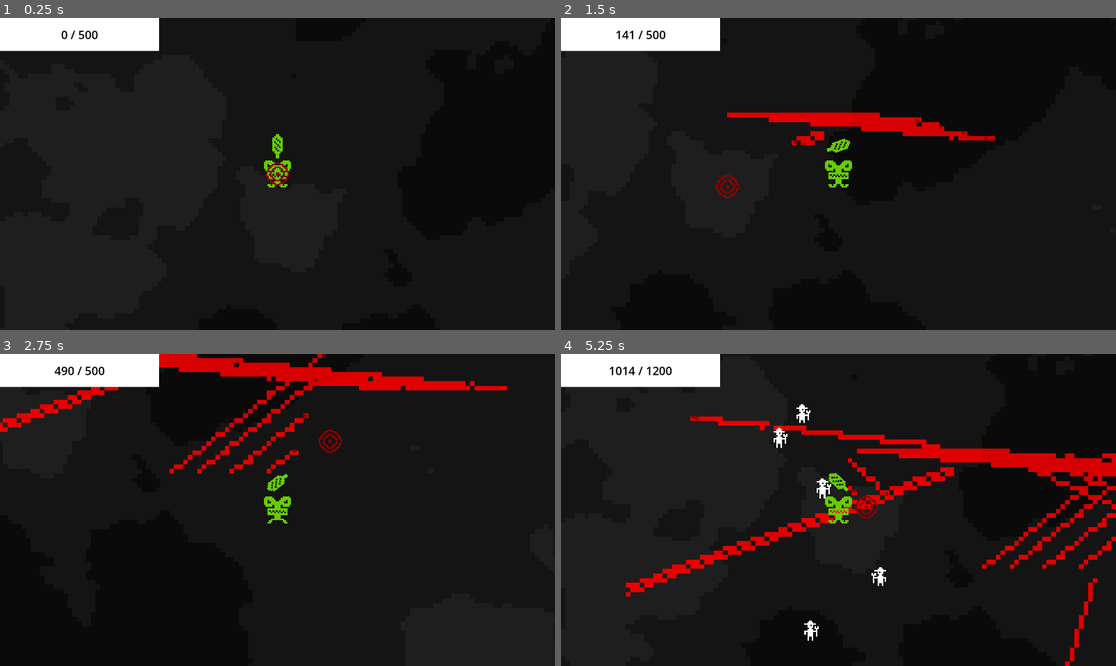
Above: before the commit, frames 1-4 (two rows, left to right).
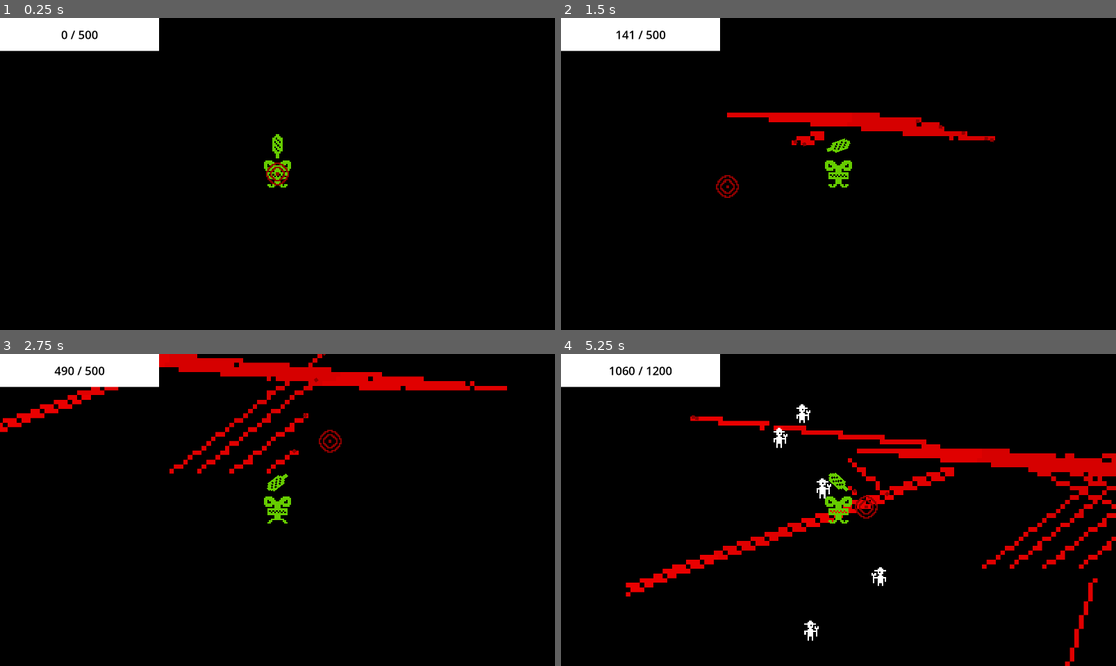
Above: after the commit, the same moments.

Repository: martindieck/color-contagion
Game: Godot game, scene res://Scenes/game.tscn
Same seed, same stepped clock (60 frames per second), same inputs: the game is played once before the commit and once after it.
Inputs (mouse positions are in pixels of both pictures, inside the frame that each line leads up to):
- Up to frame 1 (0.25 s): no input
- Up to frame 2 (1.5 s): tap Enter at 0.5 s; move the mouse to (960, 158) at 0.52 s; press the mouse at (960, 158) at 0.53 s; hold D (move_right) 0.53-1.28 s; move the mouse to (727, 189) at 1.27 s; release the mouse at (727, 189) at 1.28 s; hold Down (move_down) from 1.28 s (still down); click (727, 189) at 1.35 s
- Up to frame 3 (2.75 s): move the mouse to (333, 441) at 2.02 s; release Down (move_down) at 2.03 s; press the mouse at (333, 441) at 2.03 s; hold D (move_right) from 2.03 s (still down)
- Up to frame 4 (5.25 s): move the mouse to (810, 572) at 2.77 s; release D (move_right) at 2.78 s; release the mouse at (810, 572) at 2.78 s; hold W (move_up) 2.78-3.53 s; click (810, 572) at 2.85 s; move the mouse to (1005, 556) at 3.52 s; press the mouse at (1005, 556) at 3.53 s; hold A (move_left) 3.53-5.03 s; move the mouse to (672, 463) at 4.27 s; release the mouse at (672, 463) at 4.28 s; click (672, 463) at 4.35 s; move the mouse to (866, 510) at 5.02 s; press the mouse at (866, 510) at 5.03 s; hold Down (move_down) from 5.03 s (still down)

The runs differ from the first frame. In frame 1, 29% of the frame differs, in the area x 0-63%, y 11-100%; in frame 2, 12%; in frame 3, 9.0%; in frame 4, 28%.

Commit message:
Changed Procedural Gen for Colored Tileset
Performance was horrible and aesthetic improvement was negligible. Will look into adding more decorations to make the world more appealing

Diff:
--- a/Godot Project/Scenes/game.tscn
+++ b/Godot Project/Scenes/game.tscn
@@ -7,6 +7,16 @@
 
 [node name="Game" type="Node2D"]
 script = ExtResource("1_7wtfc")
+
+[node name="CanvasLayer" type="CanvasLayer" parent="."]
+layer = -5
+
+[node name="ColorRect" type="ColorRect" parent="CanvasLayer"]
+offset_left = -24.0
+offset_top = -29.0
+offset_right = 1954.0
+offset_bottom = 1105.0
+color = Color(0, 0, 0, 1)
 
 [node name="SpawnTimer" type="Timer" parent="."]
 wait_time = 0.5
--- a/Godot Project/Scenes/terrain.gd
+++ b/Godot Project/Scenes/terrain.gd
@@ -1,56 +1,18 @@
 extends TileMap
 
-var tile_size = 16
 var tile_choice = FastNoiseLite.new()
-
-@onready var width = get_viewport_rect().size.x/(tile_size - 1)
-@onready var height = get_viewport_rect().size.y/(tile_size - 1)
-
-@onready var player = get_node("/root/Game/Player")
 
 var tile_dict = {}
 
 func change_tileset(bullet_position, condition):
 	var tile_pos = local_to_map(bullet_position)
-	var x_coord = tile_pos.x
-	var y_coord = tile_pos.y
-	var dict_key = str(Vector2(x_coord,y_coord))
-	if dict_key in tile_dict:
-		var current_condition = tile_dict[dict_key]
-		if current_condition != condition && condition:
-			tile_dict[dict_key] = condition
-			Global.tile_count += 1
-		elif current_condition != condition && not condition:
-			tile_dict[dict_key] = condition
-			Global.tile_count -= 1
-	else:
-		pass
-
-func _process(delta):
-	generate_chunk(player.position)
-
-func generate_chunk(player_position):
-	var tile_pos = local_to_map(player_position)
-	for x in range(width):
-		for y in range(height):
-			var x_coord = tile_pos.x-width/2 + x
-			var y_coord = tile_pos.y - height/2 + y
-			var dict_key = str(Vector2(x_coord,y_coord))
-			var choice = tile_choice.get_noise_2d(x_coord, y_coord)*10
-			if dict_key in tile_dict:
-				if tile_dict[dict_key] == true:
-					set_cell(0, Vector2i(x_coord, y_coord), 0, Vector2i(round((choice+10)/5), 1))
-				elif tile_dict[dict_key] == false:
-					set_cell(0, Vector2i(x_coord, y_coord), 0, Vector2i(round((choice+10)/5), 0))
-			else:
-				set_cell(0, Vector2i(x_coord, y_coord), 0, Vector2i(round((choice+10)/5), 0))
-				tile_dict[dict_key] = false
-
-
-	#var choice = tile_choice.get_noise_2d(tile_pos.x-width/2, tile_pos.y - height/2)*10
-	#print(tile_pos)
-	#set_cell(0, Vector2i(tile_pos.x, tile_pos.y), 0, Vector2i(round((choice+10)/5),1))
-	#for x in range(width):
-		#for y in range(height):
-			#var choice = tile_choice.get_noise_2d(tile_pos.x-width/2 + x, tile_pos.y - height/2 + y)*10
-			#set_cell(0, Vector2i(tile_pos.x-width/2 + x, tile_pos.y - height/2 + y), 0, Vector2i(round((choice+10)/5),1))
+	var dict_key = str(Vector2(tile_pos.x, tile_pos.y))
+	if dict_key not in tile_dict and condition:
+		var choice = tile_choice.get_noise_2d(tile_pos.x, tile_pos.y)*10
+		set_cell(0, Vector2i(tile_pos.x, tile_pos.y), 0, Vector2i(round((choice+10)/5), 1))
+		Global.tile_count += 1
+		tile_dict[dict_key] = true
+	elif dict_key in tile_dict and not condition:
+		erase_cell(0, Vector2i(tile_pos.x, tile_pos.y))
+		Global.tile_count -= 1
+		tile_dict.erase(dict_key)
